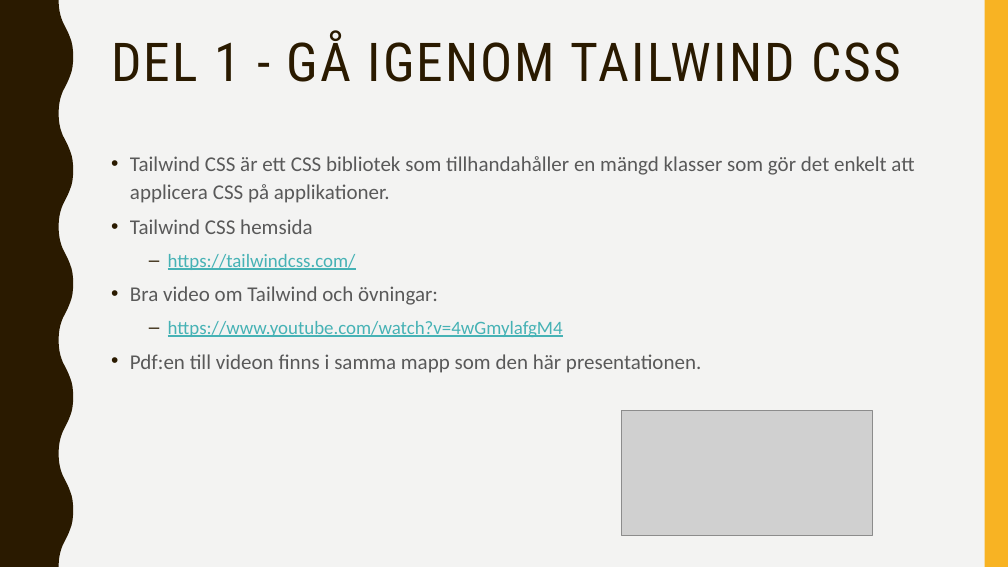
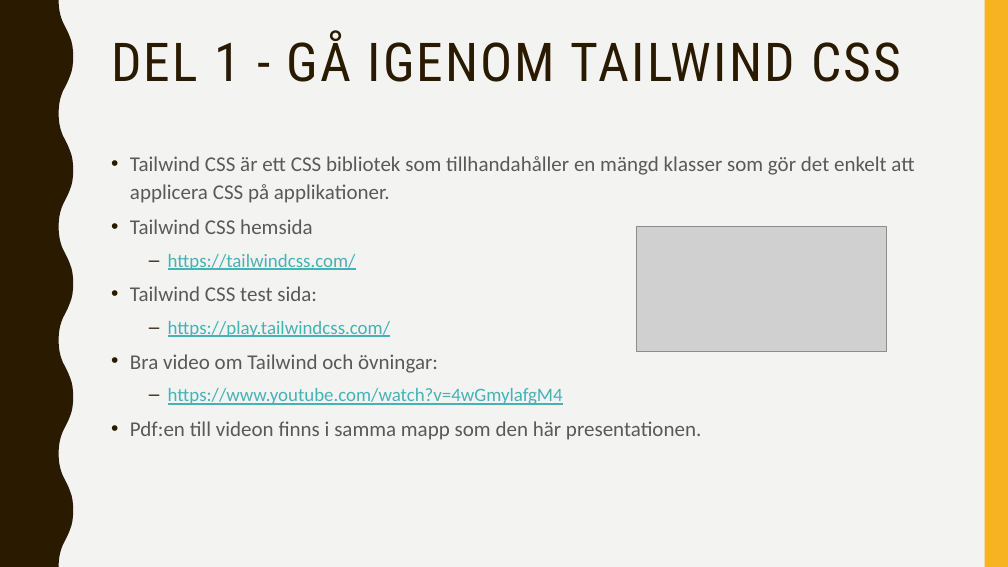
Before and after one commit to abbjetmus/programmering, a slide deck: slide 13 of Blogg-Projektet/Bygga-Blogg.pptx. Drawn at 1008x567 pixels with LibreOffice and Linux fonts; fonts in the diff are those of the drawing; grey boxes stand for pictures. Boxes give left, top, right and bottom in pixels: in the first picture for what was removed or moved away, otherwise in the second. Text is boxed around its words. In the diff, an @@ line names an element or a change of style, - is before the commit and + after.

```diff
--- a/Blogg-Projektet/Bygga-Blogg.pptx
+++ b/Blogg-Projektet/Bygga-Blogg.pptx
@@ picture: place and size @@
-picture at <box>622,411,872,536</box>
+picture at <box>637,226,887,352</box>
@@ text at <box>130,286,390,337</box>: paragraphs added @@
+• Tailwind CSS test sida:
+  – https://play.tailwindcss.com/
```
Also in this commit, not shown: 3 other slides changed.
